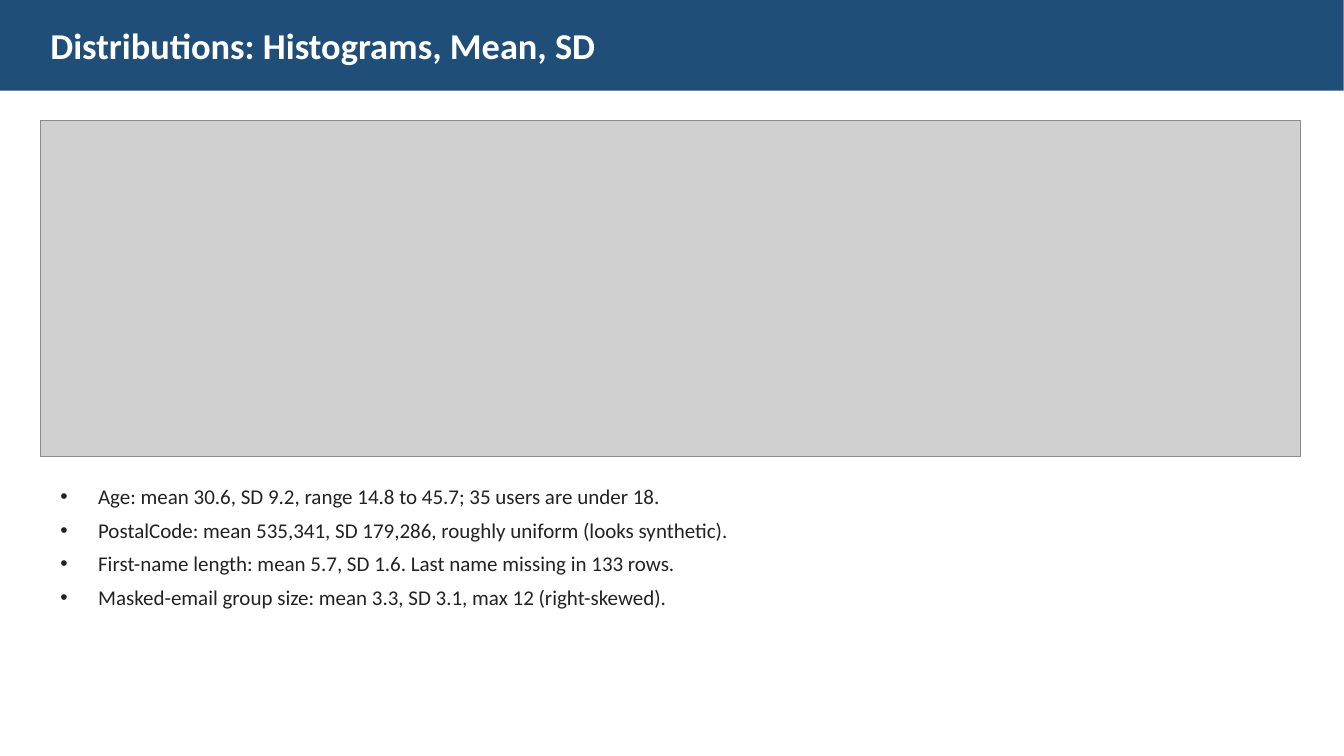
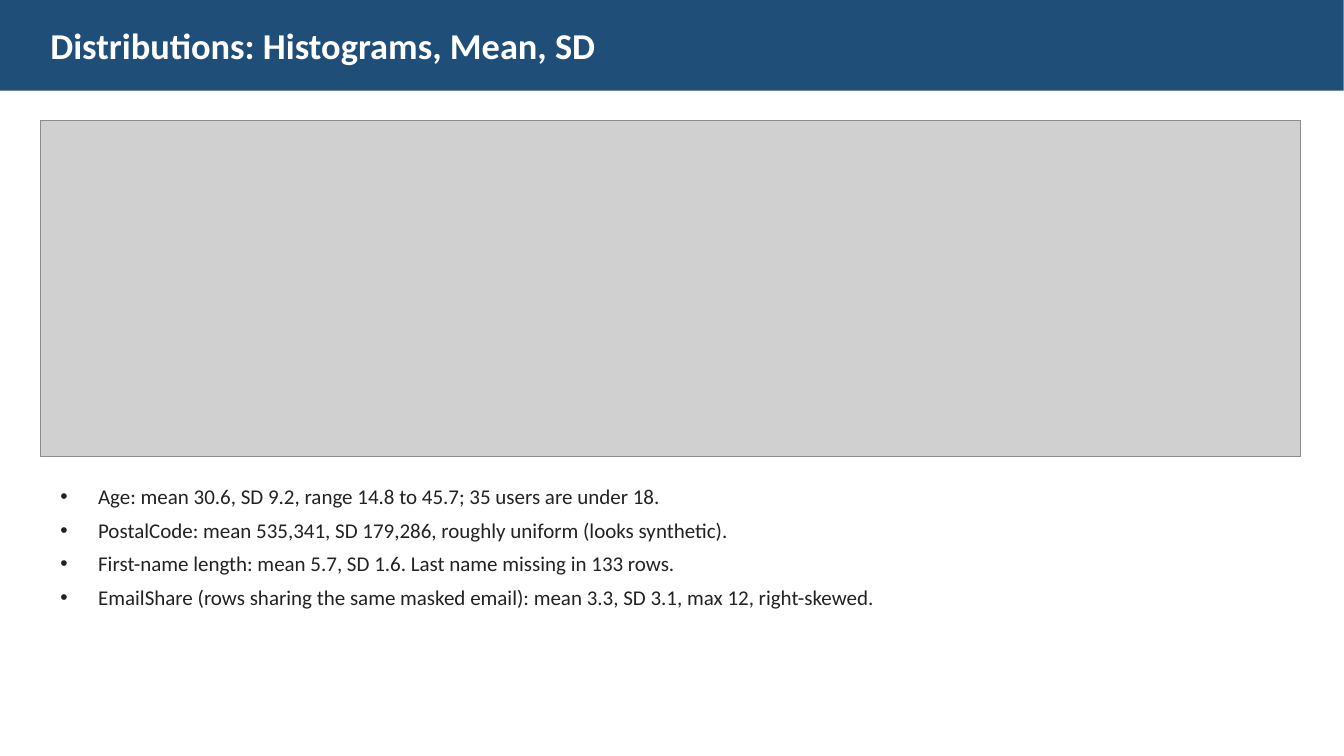
Before and after one commit to DLiu7/FraudGuard, a slide deck: slide 4 of PromoGuard_Stage1_Supplement.pptx. Drawn at 1344x756 pixels with LibreOffice and Linux fonts; fonts in the diff are those of the drawing; grey boxes stand for pictures. Boxes give left, top, right and bottom in pixels: in the first picture for what was removed or moved away, otherwise in the second. Text is boxed around its words. In the diff, an @@ line names an element or a change of style, - is before the commit and + after.

```diff
--- a/PromoGuard_Stage1_Supplement.pptx
+++ b/PromoGuard_Stage1_Supplement.pptx
@@ text at <box>98,590,874,609</box>: text changed @@
-• Masked-email group size: mean 3.3, SD 3.1, max 12 (right-skewed).
+• EmailShare (rows sharing the same masked email): mean 3.3, SD 3.1, max 12, right-skewed.
```
Also in this commit, not shown: 7 other slides changed, 1 slide added.
